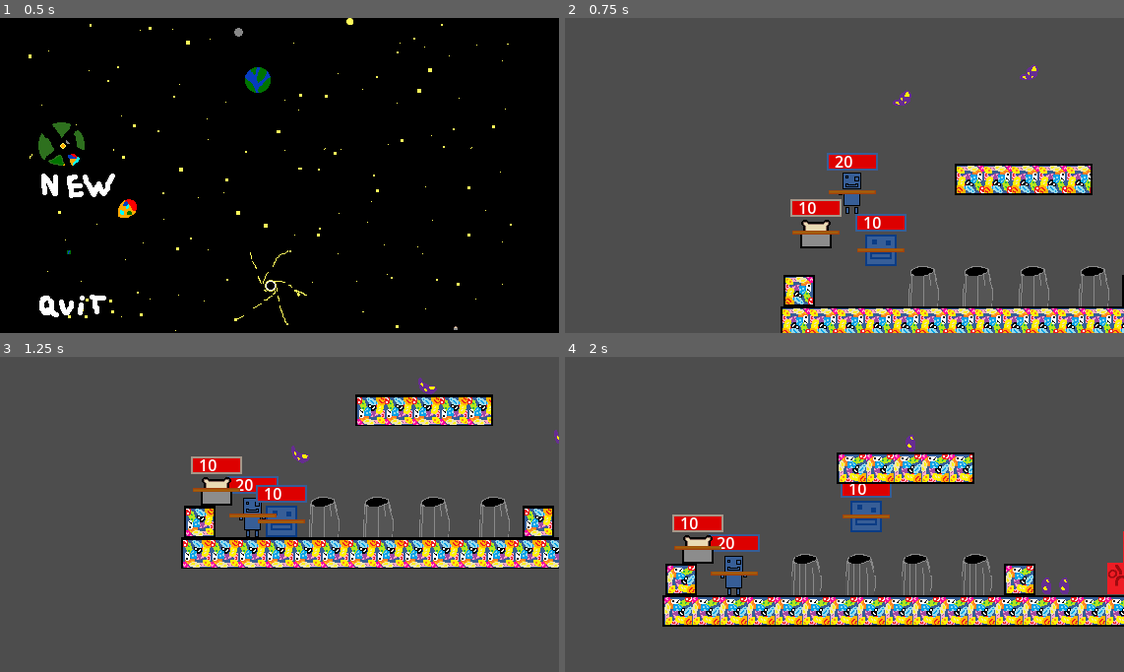
Above: before the commit, frames 1-4 (two rows, left to right).
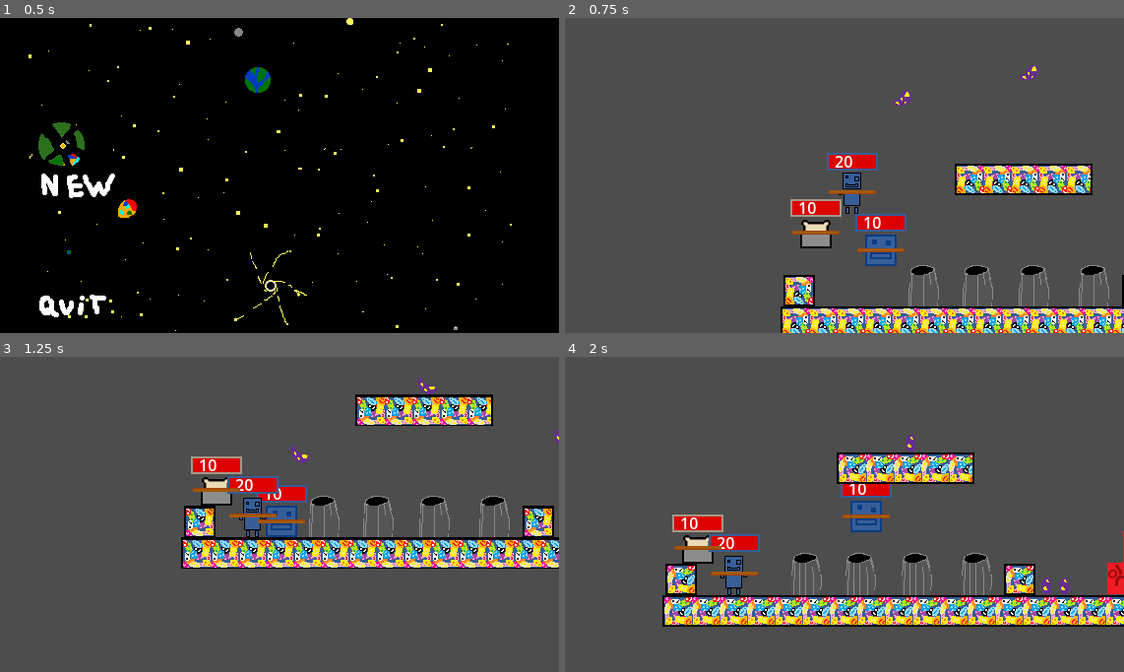
Above: after the commit, the same moments.

Repository: Ksawex4/Block-Jumper-Godot
Game: Godot game, scene res://Scenes/main_menu.tscn
Two runs of this game, one before a commit and one after it. Both use one fixed random seed, a clock stepped at 60 frames per second and the inputs below.
Inputs (mouse positions are in pixels of both pictures, inside the frame that each line leads up to):
- Up to frame 1 (0.5 s): no input
- Up to frame 2 (0.75 s): click (643, 184) at 0.5 s
- Up to frame 3 (1.25 s): no input
- Up to frame 4 (2 s): hold D (FencyRight) from 1.28 s (still down); tap 1 (CamFency) at 1.35 s; tap W (FencyJump) at 1.52 s

Frame 1 is identical in both runs. In frame 2, 0.2% of the frame differs, in the area x 61-98%, y 78-91%; in frame 3, 0.3%, in the area x 40-92%, y 38-57%; in frame 4, 0.3%.

Commit message:
added Flying Thing

Diff:
--- /dev/null
+++ b/Scenes/fly_thing.tscn
@@ -0,0 +1,32 @@
+[gd_scene load_steps=4 format=3 uid="uid://cxfyroaux4yi3"]
+
+[ext_resource type="Script" uid="uid://th7u26ncd5qq" path="res://Scripts/fly_thing.gd" id="1_5d2lu"]
+[ext_resource type="Texture2D" uid="uid://can626b5musig" path="res://Textures/FlyingThing/FlyingThing.png" id="2_0wo1n"]
+
+[sub_resource type="CircleShape2D" id="CircleShape2D_0wo1n"]
+radius = 20.0062
+
+[node name="FlyThing" type="CharacterBody2D"]
+collision_layer = 4
+collision_mask = 0
+script = ExtResource("1_5d2lu")
+
+[node name="Sprite2D" type="Sprite2D" parent="."]
+position = Vector2(0, -0.5)
+scale = Vector2(0.0441501, 0.0540915)
+texture = ExtResource("2_0wo1n")
+
+[node name="CollisionShape2D" type="CollisionShape2D" parent="."]
+position = Vector2(0, -0.5)
+shape = SubResource("CircleShape2D_0wo1n")
+
+[node name="NavigationAgent2D" type="NavigationAgent2D" parent="."]
+path_desired_distance = 2.5
+target_desired_distance = 2.5
+path_postprocessing = 1
+debug_enabled = true
+
+[node name="Timer" type="Timer" parent="."]
+autostart = true
+
+[connection signal="timeout" from="Timer" to="." method="_on_timer_timeout"]
--- a/Scenes/test_room.tscn
+++ b/Scenes/test_room.tscn
@@ -6,97 +6,125 @@
 [ext_resource type="PackedScene" uid="uid://hhepu0udy5hv" path="res://Scenes/Objects/toasty.tscn" id="2_3tvqv"]
 [ext_resource type="PackedScene" uid="uid://benxxxiyfuc42" path="res://Scenes/Objects/kill_block.tscn" id="5_3tvqv"]
 [ext_resource type="PackedScene" uid="uid://ckfel1j514sxw" path="res://Scenes/Objects/bean.tscn" id="6_548gw"]
+[ext_resource type="PackedScene" uid="uid://cxfyroaux4yi3" path="res://Scenes/fly_thing.tscn" id="7_3rmdf"]
 [ext_resource type="PackedScene" path="res://Scenes/Objects/smooth_camera.tscn" id="7_hjqbe"]
 [ext_resource type="AudioStream" uid="uid://lst2ll0xq7yu" path="res://Songs/souZworkaSong.wav" id="8_8h618"]
 [ext_resource type="PackedScene" uid="uid://0ynbmsngdc15" path="res://Scenes/Objects/trash_can.tscn" id="9_f2n0o"]
-[ext_resource type="Texture2D" uid="uid://cwy2euwwaaks1" path="res://Textures/BeanBlock/BeanBlockF1.png" id="11_wv2xt"]
+
+[sub_resource type="NavigationPolygon" id="NavigationPolygon_wv2xt"]
+vertices = PackedVector2Array(560.969, 310, 9, 310, 8.99219, 10.9766, 560.031, 10.0078)
+polygons = Array[PackedInt32Array]([PackedInt32Array(0, 1, 2, 3)])
+outlines = Array[PackedVector2Array]([PackedVector2Array(-1, 1, -1, 320, 571, 320, 570, 0)])
 
 [node name="TestRoom" type="Node2D"]
+
+[node name="Fency" parent="." instance=ExtResource("1_6idp7")]
+position = Vector2(105, 199)
+
+[node name="Toasty" parent="." instance=ExtResource("2_3tvqv")]
+position = Vector2(39, 172)
 
 [node name="PanLoduwka" parent="." instance=ExtResource("1_afs4w")]
 position = Vector2(76, 140)
 
-[node name="Toasty" parent="." instance=ExtResource("2_3tvqv")]
-position = Vector2(39, 172)
+[node name="SmoothCamera" parent="." instance=ExtResource("7_hjqbe")]
 
-[node name="Fency" parent="." instance=ExtResource("1_6idp7")]
-position = Vector2(105, 199)
+[node name="Solids" type="Node2D" parent="."]
 
-[node name="KillBlock" parent="." instance=ExtResource("5_3tvqv")]
+[node name="BeanBlock" parent="Solids" instance=ExtResource("1_ycph5")]
+position = Vector2(278, 282)
+Size = Vector2(550, 32)
+
+[node name="BeanBlock2" parent="Solids" instance=ExtResource("1_ycph5")]
+position = Vector2(250, 137)
+Size = Vector2(140, 32)
+
+[node name="BeanBlock3" parent="Solids" instance=ExtResource("1_ycph5")]
+position = Vector2(366, 250)
+Size = Vector2(32, 32)
+
+[node name="BeanBlock4" parent="Solids" instance=ExtResource("1_ycph5")]
+position = Vector2(22, 250)
+Size = Vector2(32, 32)
+
+[node name="Enemies" type="Node2D" parent="."]
+
+[node name="KillBlock" parent="Enemies" instance=ExtResource("5_3tvqv")]
 position = Vector2(471, 249)
 
-[node name="KillBlock2" parent="." instance=ExtResource("5_3tvqv")]
+[node name="KillBlock2" parent="Enemies" instance=ExtResource("5_3tvqv")]
 position = Vector2(503, 249)
 
-[node name="KillBlock3" parent="." instance=ExtResource("5_3tvqv")]
+[node name="KillBlock3" parent="Enemies" instance=ExtResource("5_3tvqv")]
 position = Vector2(487, 217)
 
-[node name="KillBlock6" parent="." instance=ExtResource("5_3tvqv")]
+[node name="KillBlock4" parent="Enemies" instance=ExtResource("5_3tvqv")]
+position = Vector2(535, 249)
+
+[node name="KillBlock5" parent="Enemies" instance=ExtResource("5_3tvqv")]
+position = Vector2(519, 217)
+
+[node name="KillBlock6" parent="Enemies" instance=ExtResource("5_3tvqv")]
 position = Vector2(503, 185)
 
-[node name="KillBlock4" parent="." instance=ExtResource("5_3tvqv")]
-position = Vector2(535, 249)
+[node name="FlyThing" parent="Enemies" node_paths=PackedStringArray("goal") instance=ExtResource("7_3rmdf")]
+position = Vector2(538, 52)
+goal = NodePath("../../Fency")
 
-[node name="KillBlock5" parent="." instance=ExtResource("5_3tvqv")]
-position = Vector2(519, 217)
+[node name="FlyThing2" parent="Enemies" node_paths=PackedStringArray("goal") instance=ExtResource("7_3rmdf")]
+position = Vector2(472, 20)
+goal = NodePath("../../Fency")
 
-[node name="Bean" parent="." instance=ExtResource("6_548gw")]
+[node name="FlyThing3" parent="Enemies" node_paths=PackedStringArray("goal") instance=ExtResource("7_3rmdf")]
+position = Vector2(370, 20)
+goal = NodePath("../../Toasty")
+who = "Toasty"
+
+[node name="FlyThing4" parent="Enemies" node_paths=PackedStringArray("goal") instance=ExtResource("7_3rmdf")]
+position = Vector2(370, 82)
+goal = NodePath("../../Toasty")
+who = "Toasty"
+
+[node name="FlyThing5" parent="Enemies" node_paths=PackedStringArray("goal") instance=ExtResource("7_3rmdf")]
+position = Vector2(414, 37)
+goal = NodePath("../../PanLoduwka")
+who = "PanLoduwka"
+
+[node name="FlyThing6" parent="Enemies" node_paths=PackedStringArray("goal") instance=ExtResource("7_3rmdf")]
+position = Vector2(315, 55)
+goal = NodePath("../../PanLoduwka")
+who = "PanLoduwka"
+
+[node name="Interactables" type="Node2D" parent="."]
+
+[node name="Bean" parent="Interactables" instance=ExtResource("6_548gw")]
 position = Vector2(411, 126)
 
-[node name="Bean2" parent="." instance=ExtResource("6_548gw")]
+[node name="Bean2" parent="Interactables" instance=ExtResource("6_548gw")]
 position = Vector2(255, 20)
 
-[node name="Bean3" parent="." instance=ExtResource("6_548gw")]
+[node name="Bean3" parent="Interactables" instance=ExtResource("6_548gw")]
 position = Vector2(393, 30)
 
-[node name="Bean4" parent="." instance=ExtResource("6_548gw")]
+[node name="Bean4" parent="Interactables" instance=ExtResource("6_548gw")]
 position = Vector2(126, 46)
 
-[node name="SmoothCamera" parent="." instance=ExtResource("7_hjqbe")]
+[node name="TrashCan" parent="Interactables" instance=ExtResource("9_f2n0o")]
+position = Vector2(261, 241)
+
+[node name="TrashCan2" parent="Interactables" instance=ExtResource("9_f2n0o")]
+position = Vector2(322, 241)
+
+[node name="TrashCan3" parent="Interactables" instance=ExtResource("9_f2n0o")]
+position = Vector2(204, 241)
+
+[node name="TrashCan4" parent="Interactables" instance=ExtResource("9_f2n0o")]
+position = Vector2(149, 241)
 
 [node name="AudioStreamPlayer" type="AudioStreamPlayer" parent="."]
 stream = ExtResource("8_8h618")
 autoplay = true
 
-[node name="TrashCan" parent="." instance=ExtResource("9_f2n0o")]
-position = Vector2(261, 242)
-
-[node name="TrashCan2" parent="." instance=ExtResource("9_f2n0o")]
-position = Vector2(322, 242)
-
-[node name="TrashCan3" parent="." instance=ExtResource("9_f2n0o")]
-position = Vector2(204, 242)
-
-[node name="TrashCan4" parent="." instance=ExtResource("9_f2n0o")]
-position = Vector2(149, 242)
-
-[node name="BeanBlock" parent="." instance=ExtResource("1_ycph5")]
-position = Vector2(278, 282)
-Size = Vector2(550, 32)
-
-[node name="NinePatchRect" type="NinePatchRect" parent="."]
-texture_filter = 1
-texture_repeat = 3
-offset_left = -478.0
-offset_top = 331.0
-offset_right = -446.0
-offset_bottom = 363.0
-texture = ExtResource("11_wv2xt")
-patch_margin_left = 2
-patch_margin_top = 2
-patch_margin_right = 2
-patch_margin_bottom = 2
-axis_stretch_horizontal = 1
-axis_stretch_vertical = 1
-
-[node name="BeanBlock2" parent="." instance=ExtResource("1_ycph5")]
-position = Vector2(250, 137)
-Size = Vector2(140, 32)
-
-[node name="BeanBlock3" parent="." instance=ExtResource("1_ycph5")]
-position = Vector2(366, 250)
-Size = Vector2(32, 32)
-
-[node name="BeanBlock4" parent="." instance=ExtResource("1_ycph5")]
-position = Vector2(22, 250)
-Size = Vector2(32, 32)
+[node name="NavigationRegion2D" type="NavigationRegion2D" parent="."]
+position = Vector2(-1, 0)
+navigation_polygon = SubResource("NavigationPolygon_wv2xt")
--- /dev/null
+++ b/Scripts/fly_thing.gd
@@ -0,0 +1,26 @@
+extends CharacterBody2D
+
+var damage = 100
+const movementSpeed = 50
+
+@export var goal: Node = null
+@export var who = "Fency"
+
+func _ready() -> void:
+	$NavigationAgent2D.target_position = goal.global_position
+
+func _physics_process(delta: float) -> void:
+	if !FileAccess.file_exists("user://sól"):
+		queue_free()
+
+	if !$NavigationAgent2D.is_target_reached():
+		var navPointDirection = to_local($NavigationAgent2D.get_next_path_position()).normalized()
+		velocity = navPointDirection * movementSpeed
+		$Sprite2D.rotation = velocity.angle()
+		move_and_slide()
+
+func _on_timer_timeout() -> void:
+	if get_tree().current_scene.has_node(who):
+		if $NavigationAgent2D.target_position != goal.global_position:
+			$NavigationAgent2D.target_position = goal.global_position
+	$Timer.start(1)
--- a/Scripts/smooth_camera.gd
+++ b/Scripts/smooth_camera.gd
@@ -1,7 +1,7 @@
 extends Camera2D
 
 func _process(delta: float) -> void:
-	var scene = get_tree().get_current_scene()
+	var scene = get_tree().current_scene
 	var node = scene.get_node_or_null(Global.FollowWho)
 
 	if node != null:
Not shown: 1 places in Scenes/test_room.tscn that only renumber resources
Not shown, added: Scripts/fly_thing.gd.uid
Binary file added: Textures/FlyingThing/FlyingThing.png
Not shown, added: Textures/FlyingThing/FlyingThing.png.import
